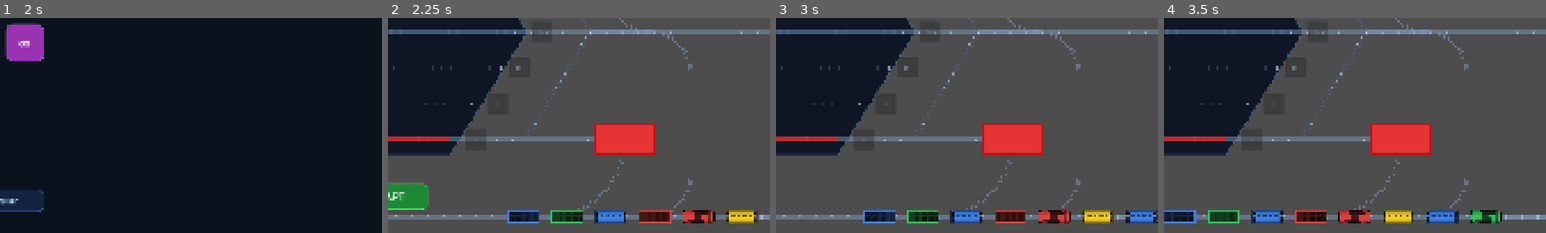
Above: before the commit, frames 1-4 (left to right).
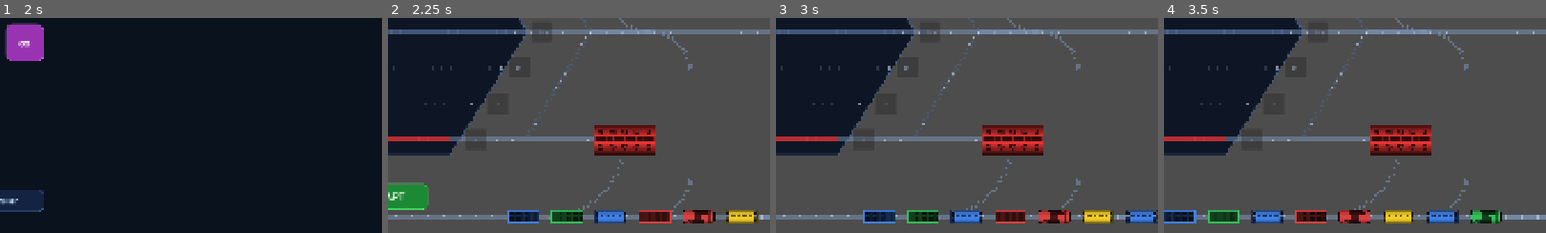
Above: after the commit, the same moments.

Repository: Fenimors99/shunting-game
Game: Godot game, scene res://scenes/LoginScreen.tscn
The game is run twice, just before and just after one commit, with the same random seed, the same clock (stepped at 60 frames per second) and the same inputs.
Inputs:
- Up to frame 1 (2 s): click "Увійти через Google" at 0.5 s; tap Enter at 1.25 s
- Up to frame 2 (2.25 s): click "1" at 2 s
- Up to frame 3 (3 s): click "СТАРТ" at 2.75 s
- Up to frame 4 (3.5 s): no input
The pictures show only the part of the screen within x 50-100%, y 50-100%; the shares and areas given below are measured in that part.

Frame 1 is identical in both runs. In frame 2, 2.1% of the frame differs, in the area x 54-70%, y 48-64%; in frame 3, 2.1%; in frame 4, 2.1%.

Commit message:
feat: replace procedural repair depot roof with textured sprite

Diff:
--- a/scripts/Station.gd
+++ b/scripts/Station.gd
@@ -95,12 +95,29 @@
 	return [box, lbl]
 
 func _create_repair_depot_roof() -> void:
+	# 1. Завантажуємо текстуру (змініть шлях на свій!)
+	var depot_tex := preload("res://assets/repair_depot.png")
+
 	var roof := Node2D.new()
 	roof.z_index = 1
+
 	roof.connect("draw", func():
-		roof.draw_rect(Layout.REPAIR_DEPOT_RECT, Color(0.9, 0.2, 0.2, 1.0), true)
-		roof.draw_rect(Layout.REPAIR_DEPOT_RECT, Color(0.7, 0.1, 0.1, 1.0), false, 2.0)
+		# Вираховуємо новий розмір з коефіцієнтом 0.25
+		# Якщо ви хочете, щоб вона просто була маленькою:
+		var original_size := depot_tex.get_size()
+		var target_size := original_size * 0.25
+
+		# Створюємо область малювання.
+		# Якщо потрібно прив'язати до Layout.REPAIR_DEPOT_RECT,
+		# використовуємо його позицію, але новий розмір:
+		var draw_rect := Rect2(Layout.REPAIR_DEPOT_RECT.position, target_size)
+
+		# Малюємо текстуру
+		# Параметри: (Текстура, Де малювати, Чи розтягувати (true), Колір підсвітки)
+		# Червоний колір Color(1, 0, 0) зробить білі частини картинки червоними
+		roof.draw_texture_rect(depot_tex, draw_rect, false, Color(0.9, 0.2, 0.2, 1.0))
 	)
+
 	add_child(roof)
 
 
Binary file added: assets/repair_depot.png
Not shown, added: assets/repair_depot.png.import
